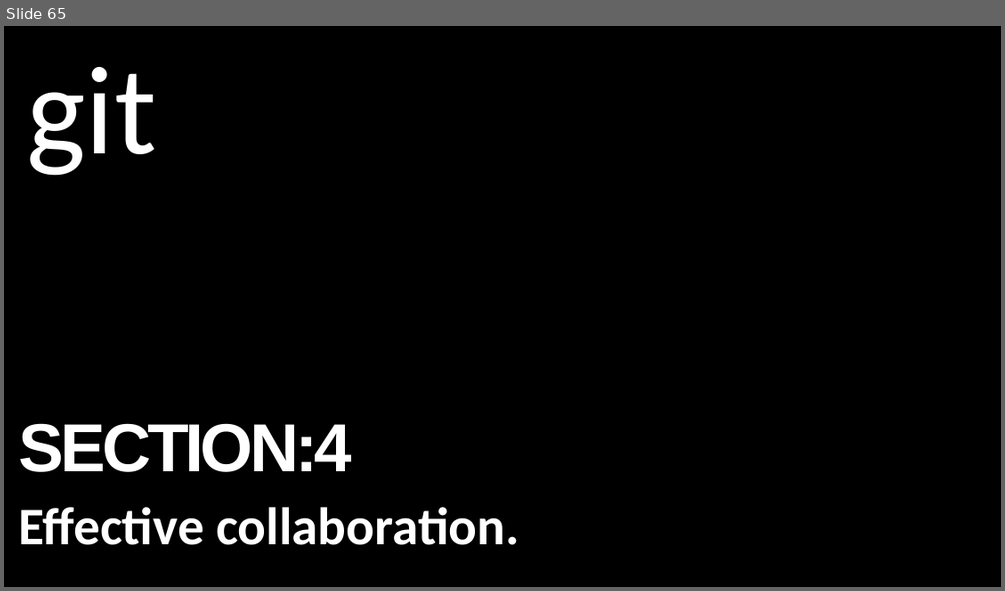
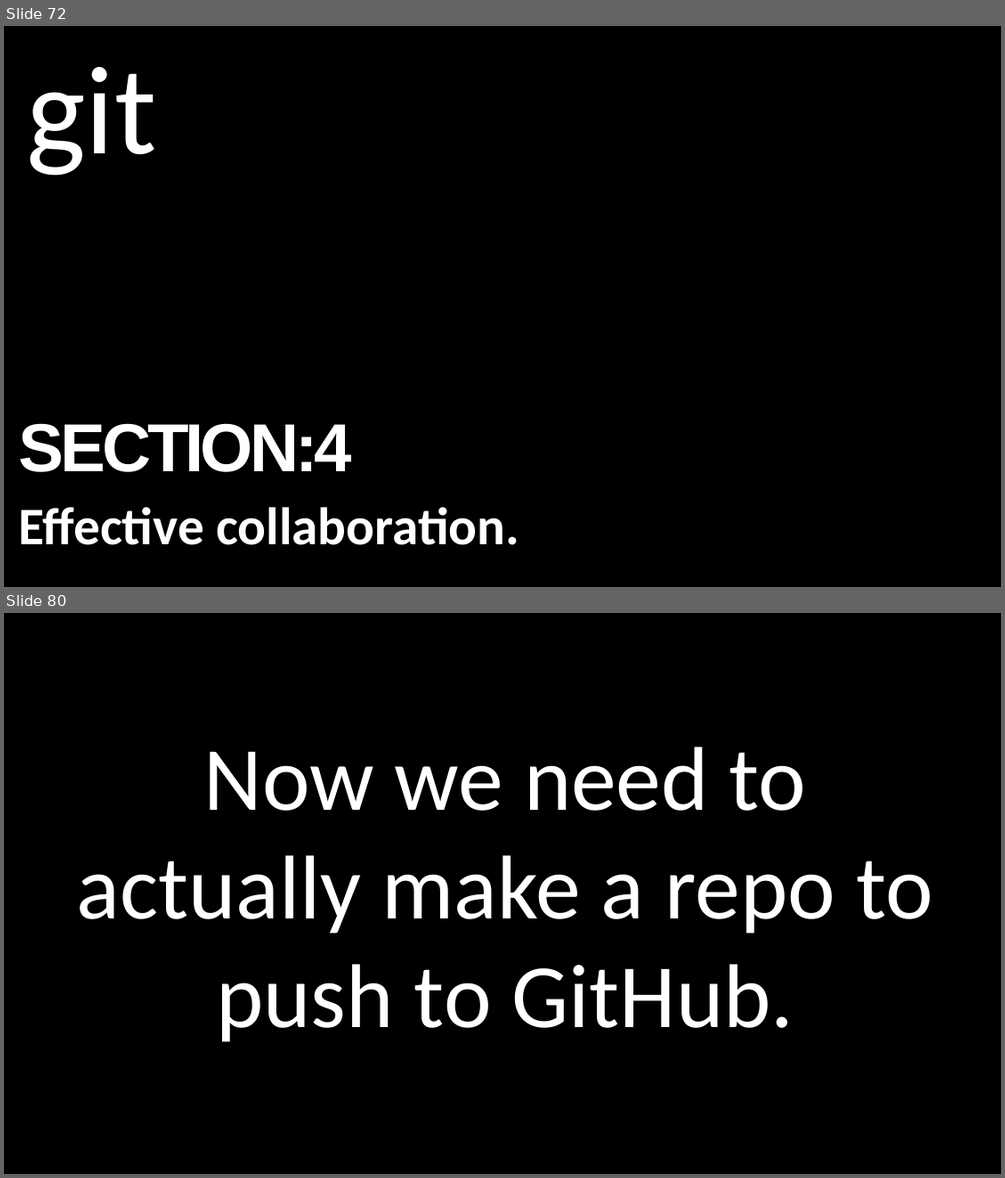
Before and after one commit to alexacallmebaka/htmlflasksql, a slide deck: slides/deck.odp. Shown one above the other, each under a label of ours: slide 65 before the commit, slides 72 and 80 after it; the slides between them are not shown. The pictures are 1005x591 and 1005x1178 pixels, drawn with LibreOffice and Linux fonts; fonts in the diff are those of the drawing. Boxes give left, top, right and bottom in pixels: in the first picture for what was removed or moved away, otherwise in the second. Text is boxed around its words. In the diff, an @@ line names an element or a change of style, - is before the commit and + after.

```diff
--- a/slides/deck.odp
+++ b/slides/deck.odp
@@ slide 80 added at [4,613,1001,1174], background #000000 @@
@@ title added at [77,747,933,1042], 72 pt, text #FFFFFF @@
+Now we need to actually make a repo to push to GitHub.
@@ what was slide 65 is now slide 72 @@
```
Also in this commit, not shown: 4 slides changed, 18 other slides added, 3 slides removed, 1 other file.
